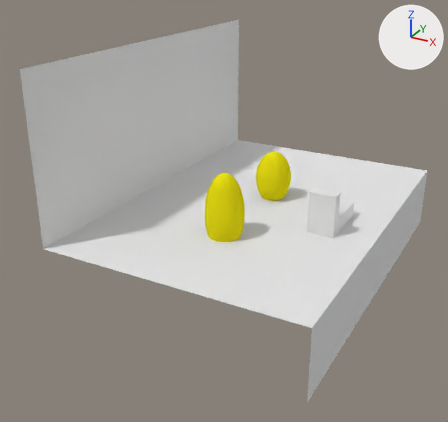
Two versions of the Blender file 04-Shots/AB-Szenen2.1.blend, one commit apart.
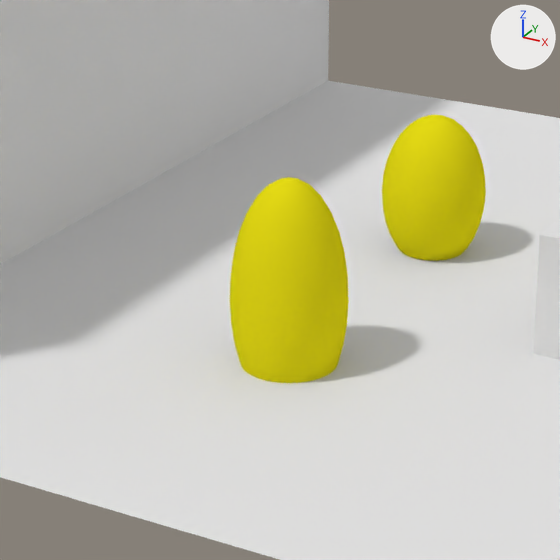
Each version is shown whole from a camera (50 mm lens) standing at (10.78, -23.21, 10.86) and looking at (-1.12, -1.58, 0.04), then close up on the part from 28% to 71% of the width and 27% to 72% of the height. The lights are fixed; the arrows at upper right show +X, +Y and +Z.

The scene before the commit, as lines of its bpy script (objects in view):
```python
me_cube_001 = bpy.data.meshes.new('Cube.001')
me_cube_001.from_pydata(...)  # 16 vertices, 14 faces; spans x -1.0..1.0, y -1.53..1.0, z -1.0..2.78
me_sphere = bpy.data.meshes.new('Sphere')
me_sphere.from_pydata(...)  # a UV sphere (32 segments, 16 rings, poles along z) spanning x -1.0..1.0, y -1.0..1.0, z -1.0..1.0
me_sphere.polygons.foreach_set('use_smooth', [True] * 512)
me_sphere.materials.append(mat_material_002)  # yellow #e7dd16
me_sphere_001 = bpy.data.meshes.new('Sphere.001')
me_sphere_001.from_pydata(...)  # a UV sphere (32 segments, 16 rings, poles along z) spanning x -1.0..1.0, y -1.0..1.0, z -1.0..1.0
me_sphere_001.polygons.foreach_set('use_smooth', [True] * 512)
me_sphere_001.materials.append(mat_material_002)  # yellow #e7dd16
ob_cube = bpy.data.objects.new('Cube', me_cube_001)
ob_cube.location = (3.34, -0.22, 0.0)
ob_cube.scale = (-0.554, 1.0, 0.626)
ob_sphere = bpy.data.objects.new('Sphere', me_sphere)
ob_sphere.location = (0.0, 1.03, 0.93)
ob_sphere.scale = (0.791, 0.791, 1.21)
ob_sphere_001 = bpy.data.objects.new('Sphere.001', me_sphere_001)
ob_sphere_001.location = (0.0, -3.56, 0.93)
ob_sphere_001.scale = (0.791, 0.791, 1.69)
# also in view: 'Plane' at (0.0, 0.0, 1.96)
```
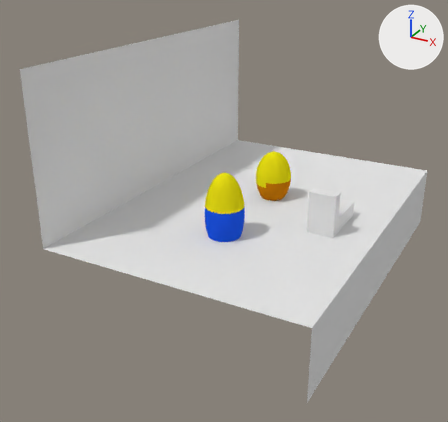
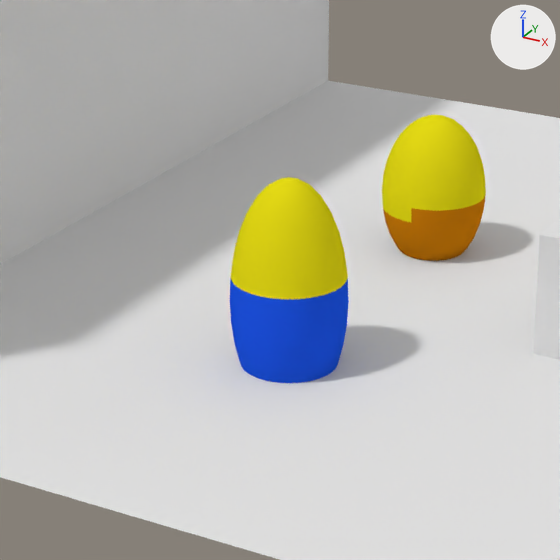
The change, as a list of edits to the scene's bpy script:
```text
Add mat_material:
    mat_material = diffuse_material('Material')
    mat_material.base_color = (0.604, 0.198, 0.0038)  # orange #cc7b0c
Add mat_material_003:
    mat_material_003 = diffuse_material('Material.003')
    mat_material_003.base_color = (0.0134, 0.0906, 0.8)  # blue #1f55e7
Change me_sphere_001:
    where me_sphere_001.from_pydata(...)  # 482 vertices, 512 faces; spans x -1.0..1.0, y -1.0..1.0, z -1.0..1.0
    used by ob_sphere_001; location = (0.0, -3.56, 0.93); scale = (0.791, 0.791, 1.69)
    me_sphere_001 part 1: all 288 faces centred in x -0.98..0.98, y -0.98..0.98, z -0.99..0.1 switch from mat_material_002 (yellow #e7dd16) to mat_material_003 (blue #1f55e7)
Change me_sphere:
    where me_sphere.from_pydata(...)  # 482 vertices, 512 faces; spans x -1.0..1.0, y -1.0..1.0, z -1.0..1.0
    used by ob_sphere; location = (0.0, 1.03, 0.93); scale = (0.791, 0.791, 1.21)
    me_sphere part 2: 240 of the faces centred in x -0.94..0.98, y -0.98..0.98, z -0.99..-0.1 switch from mat_material_002 (yellow #e7dd16) to mat_material (orange #cc7b0c)
```

Boxes [x1, y1, x2, y2] around the edits, measured in the close-ups (560 x 560 px):
part 1 of me_sphere_001, recoloured (yellow to blue)
    both: [230, 278, 349, 383]
part 2 of me_sphere, recoloured
    both: [383, 194, 486, 261]
